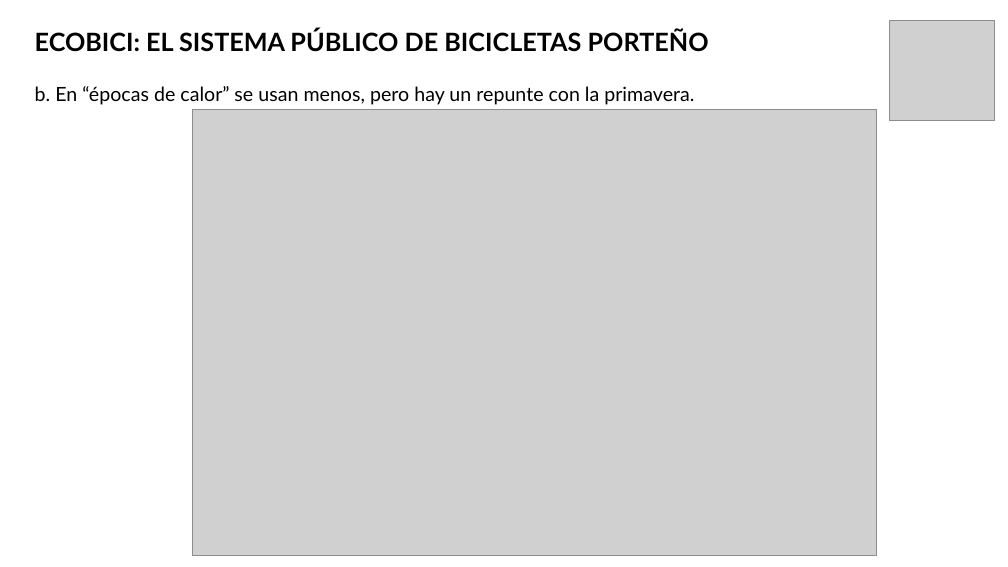
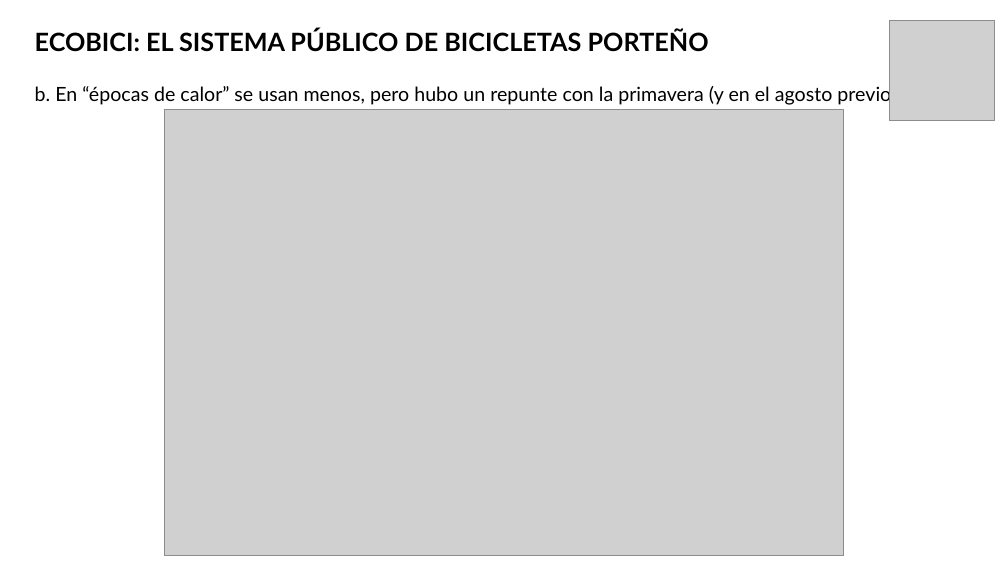
Before and after one commit to fpaterson/Acamica-Data-Science, a slide deck: slide 8 of Presentación personal/Presentación Ecobici.pptx. Drawn at 1008x567 pixels with LibreOffice and Linux fonts; fonts in the diff are those of the drawing; grey boxes stand for pictures. Boxes give left, top, right and bottom in pixels: in the first picture for what was removed or moved away, otherwise in the second. Text is boxed around its words. In the diff, an @@ line names an element or a change of style, - is before the commit and + after.

```diff
--- a/Presentación personal/Presentación Ecobici.pptx
+++ b/Presentación personal/Presentación Ecobici.pptx
@@ title at [35,84,900,106]: text changed @@
-b. En “épocas de calor” se usan menos, pero hay un repunte con la primavera.
+b. En “épocas de calor” se usan menos, pero hubo un repunte con la primavera (y en el agosto previo).
@@ picture: place and size @@
-picture at [193,109,877,555]
+picture at [164,109,843,555]
```
Also in this commit, not shown: 5 other slides changed, 2 slides added, 4 other files.
